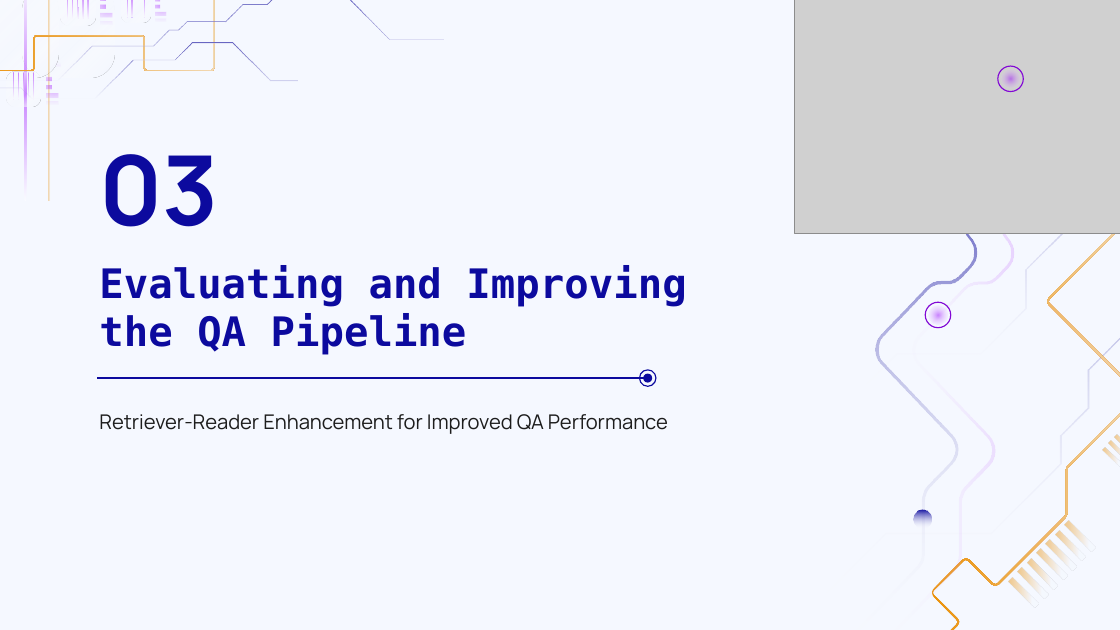
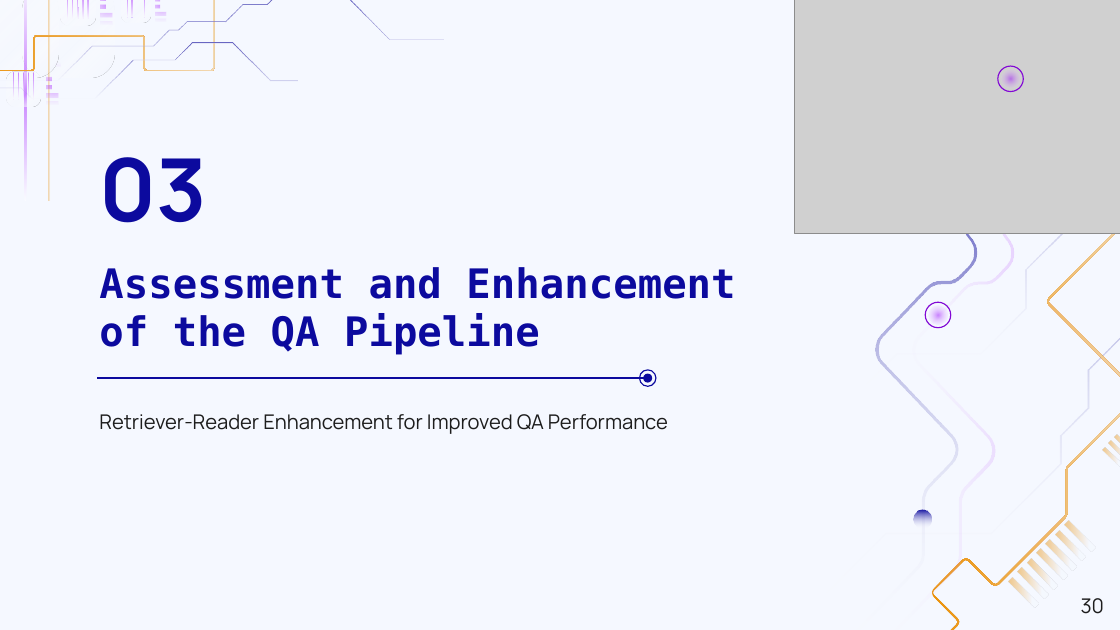
Before and after one commit to MarioAvolio/AI-Project, a slide deck: slide 30 of Question Answering.pptx. Drawn at 1120x630 pixels with LibreOffice and Linux fonts; fonts in the diff are those of the drawing; grey boxes stand for pictures. Boxes give left, top, right and bottom in pixels: in the first picture for what was removed or moved away, otherwise in the second. Text is boxed around its words. In the diff, an @@ line names an element or a change of style, - is before the commit and + after.

```diff
--- a/Question Answering.pptx
+++ b/Question Answering.pptx
@@ title "03" at (99, 157, 207, 223): size 62 to 55.8 pt @@
@@ title at (99, 267, 735, 355): text changed @@
-Evaluating and Improving the QA Pipeline
+Assessment and Enhancement of the QA Pipeline
@@ page number added at (1081, 598, 1104, 614), 13 pt, text #1D1D1D @@
+30
```
Also in this commit, not shown: 46 other slides changed.
